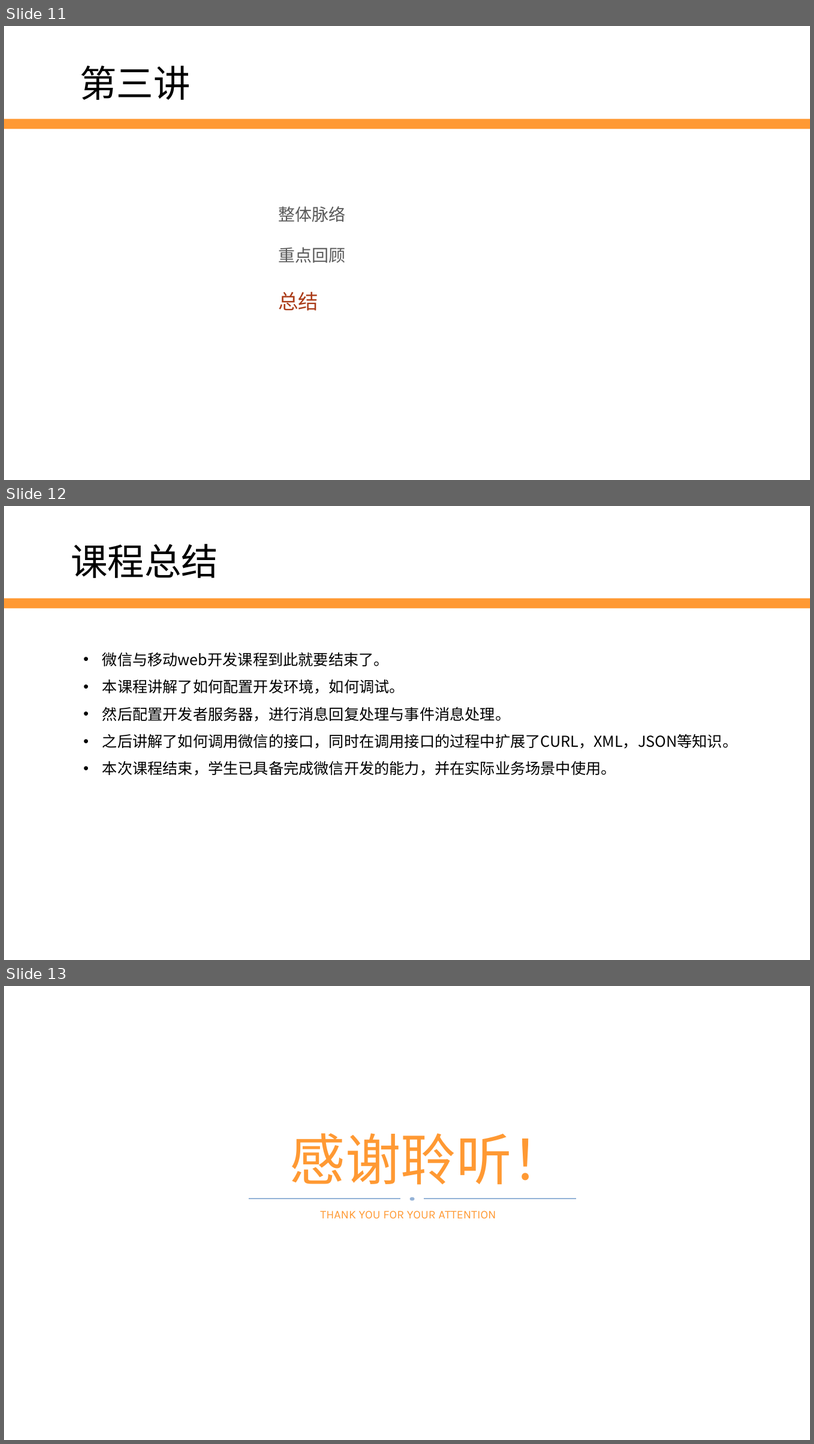
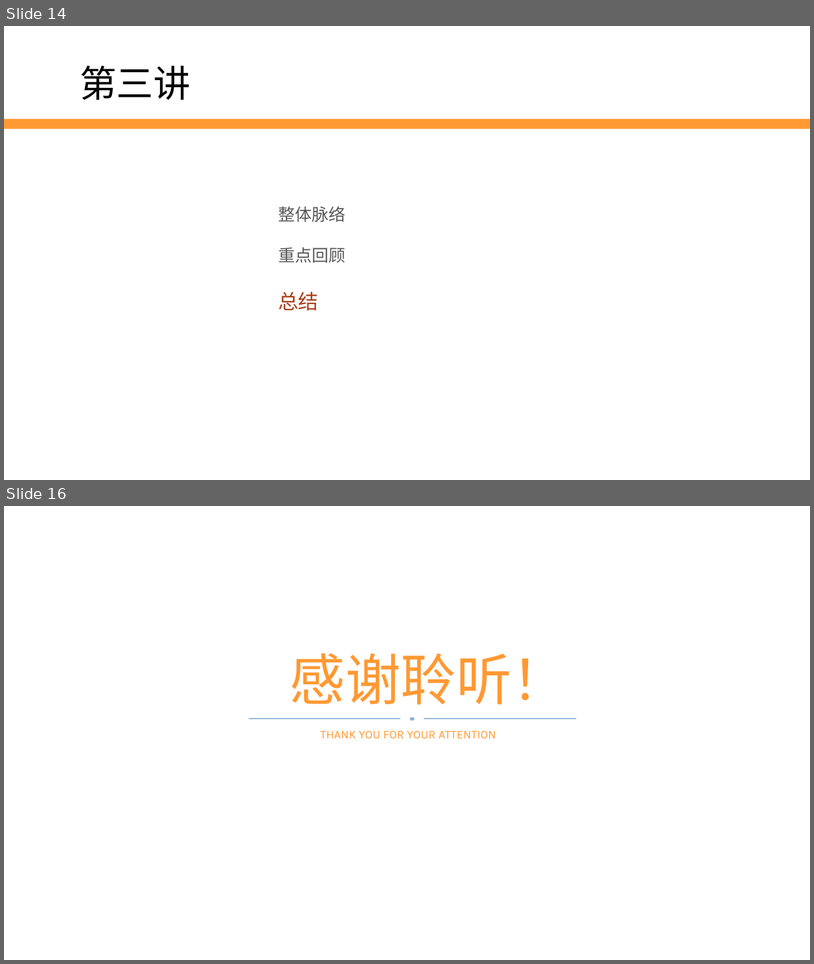
Before and after one commit to edu2act/2017-2018_1st_Wechat_Web_Programming, a slide deck: meterials/slides/ch12-revise-and-think.pptx. Shown one above the other, each under a label of ours: slides 11, 12 and 13 before the commit, slides 14 and 16 after it; the slides between them are not shown. The pictures are 814x1444 and 814x964 pixels, drawn with LibreOffice and Linux fonts; fonts in the diff are those of the drawing; background and template pictures are left out. Boxes give left, top, right and bottom in pixels: in the first picture for what was removed or moved away, otherwise in the second. Text is boxed around its words. In the diff, an @@ line names an element or a change of style, - is before the commit and + after.

```diff
--- a/meterials/slides/ch12-revise-and-think.pptx
+++ b/meterials/slides/ch12-revise-and-think.pptx
@@ slide 12 removed at box(4, 506, 810, 960), background #FFFFFF @@
@@ text removed at box(71, 544, 218, 578) @@
-课程总结
@@ rectangle removed at box(4, 598, 810, 608) @@
@@ text removed at box(102, 652, 738, 775) @@
-• 微信与移动web开发课程到此就要结束了。
-• 本课程讲解了如何配置开发环境，如何调试。
-• 然后配置开发者服务器，进行消息回复处理与事件消息处理。
-• 之后讲解了如何调用微信的接口，同时在调用接口的过程中扩展了CURL，XML，JSON等知识。
-• 本次课程结束，学生已具备完成微信开发的能力，并在实际业务场景中使用。
@@ what was slide 11 is now slide 14 @@
@@ what was slide 13 is now slide 16 @@
```
Also in this commit, not shown: 2 slides changed, 5 slides added, 1 other slide removed, 3 other files.
